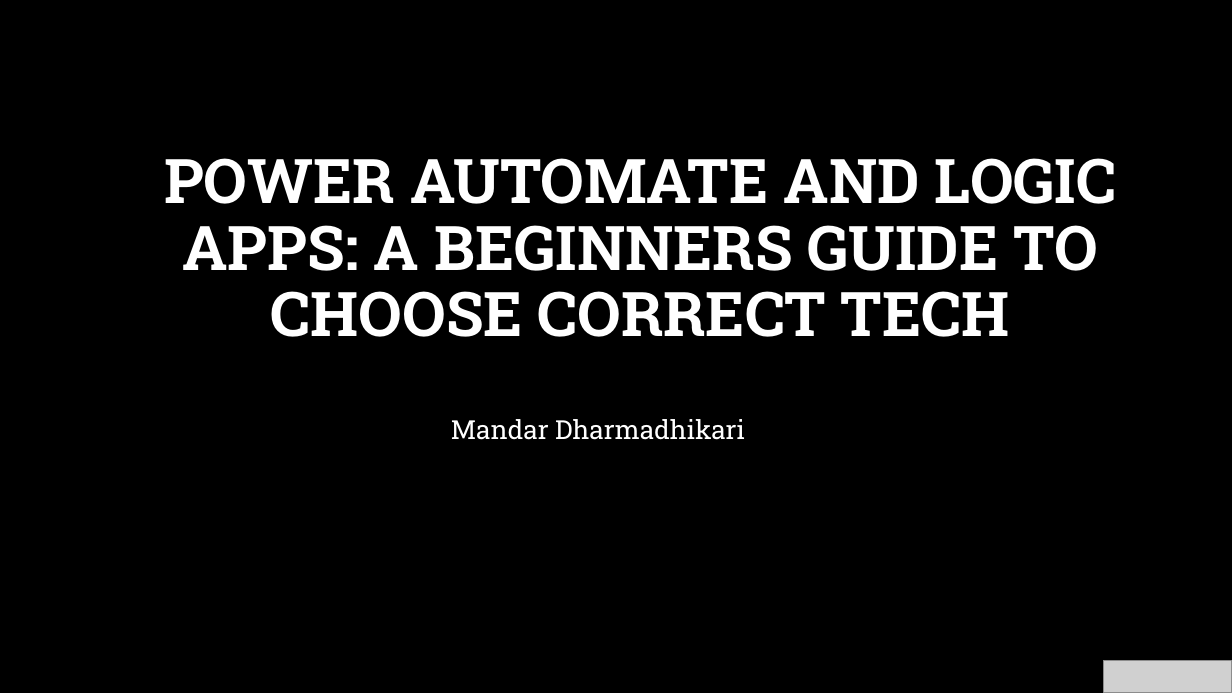
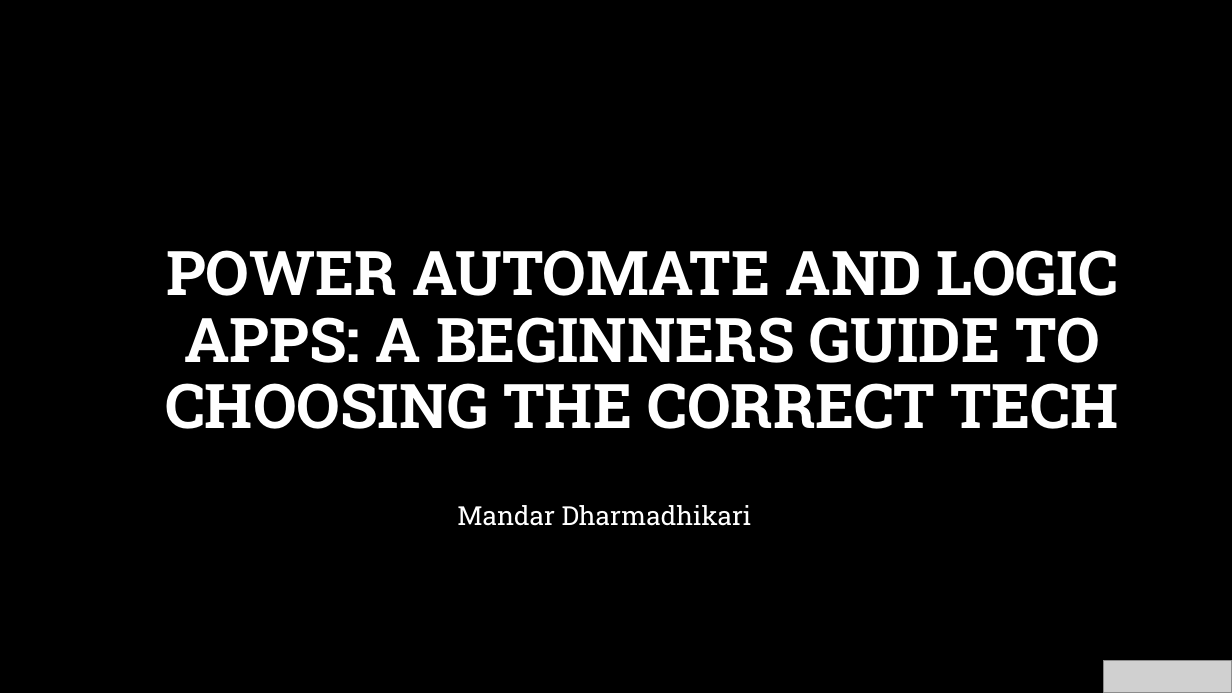
Before and after one commit to codidharma/presentations, a slide deck: slide 1 of 2022/LogicAppsVPowerAutomate.pptx. Drawn at 1232x693 pixels with LibreOffice and Linux fonts; fonts in the diff are those of the drawing; grey boxes stand for pictures; background and template pictures are left out. Boxes give left, top, right and bottom in pixels: in the first picture for what was removed or moved away, otherwise in the second. Text is boxed around its words. In the diff, an @@ line names an element or a change of style, - is before the commit and + after.

Commit message:
Updated the code for the talk

```diff
--- a/2022/LogicAppsVPowerAutomate.pptx
+++ b/2022/LogicAppsVPowerAutomate.pptx
@@ title at (165, 250, 1119, 429): text changed @@
-POWER AUTOMATE AND LOGIC APPS: A BEGINNERS GUIDE TO CHOOSE CORRECT TECH
+POWER AUTOMATE AND LOGIC APPS: A BEGINNERS GUIDE TO CHOOSING THE CORRECT TECH
@@ subtitle "Mandar Dharmadhikari": place and size @@
-subtitle "Mandar Dharmadhikari" at (451, 419, 745, 440)
+subtitle "Mandar Dharmadhikari" at (457, 505, 752, 526)
```
Also in this commit, not shown: 5 other slides changed, 5 slides added, 1 slide removed.
